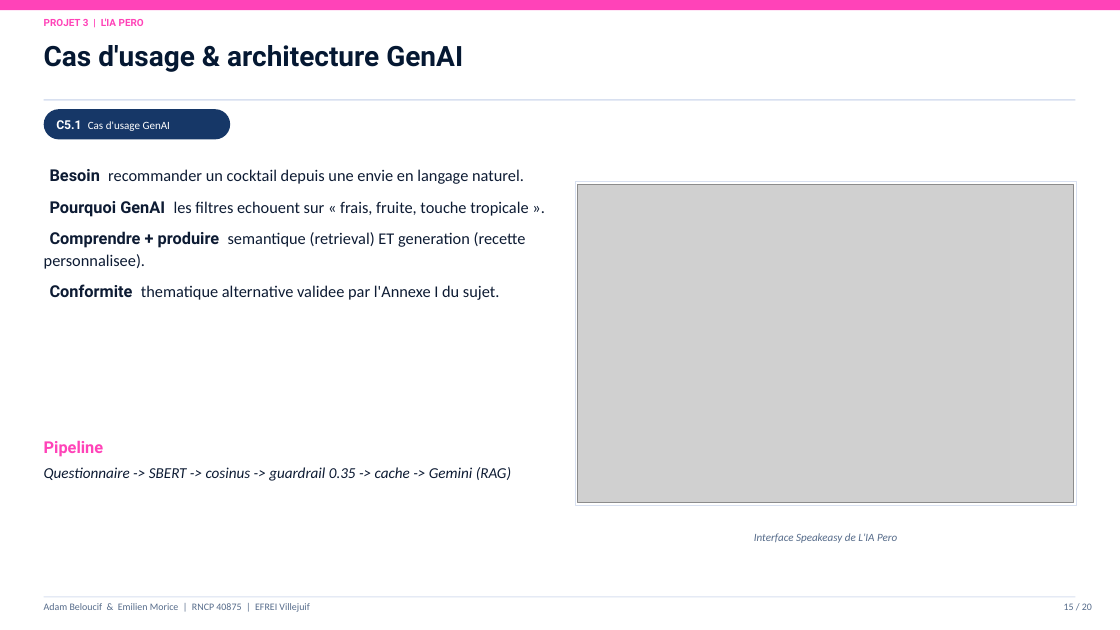
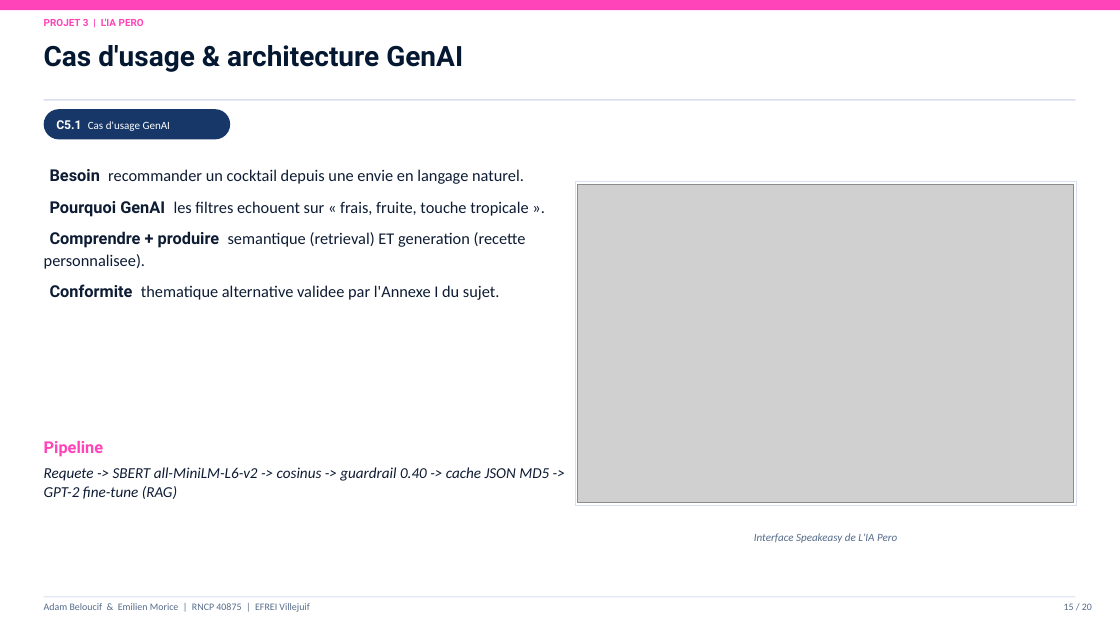
Before and after one commit to Adam-Blf/Soutenance-M1, a slide deck: slide 15 of Soutenance_Bloc1-2_Adam_Emilien.pptx. Drawn at 1120x630 pixels with LibreOffice and Linux fonts; fonts in the diff are those of the drawing; grey boxes stand for pictures. Boxes give left, top, right and bottom in pixels: in the first picture for what was removed or moved away, otherwise in the second. Text is boxed around its words. In the diff, an @@ line names an element or a change of style, - is before the commit and + after.

```diff
--- a/Soutenance_Bloc1-2_Adam_Emilien.pptx
+++ b/Soutenance_Bloc1-2_Adam_Emilien.pptx
@@ text at (44, 467, 549, 499): text changed @@
-Questionnaire -> SBERT -> cosinus -> guardrail 0.35 -> cache -> Gemini (RAG)
+Requete -> SBERT all-MiniLM-L6-v2 -> cosinus -> guardrail 0.40 -> cache JSON MD5 -> GPT-2 fine-tune (RAG)
```
Also in this commit, not shown: 6 other slides changed, 1 other file.
